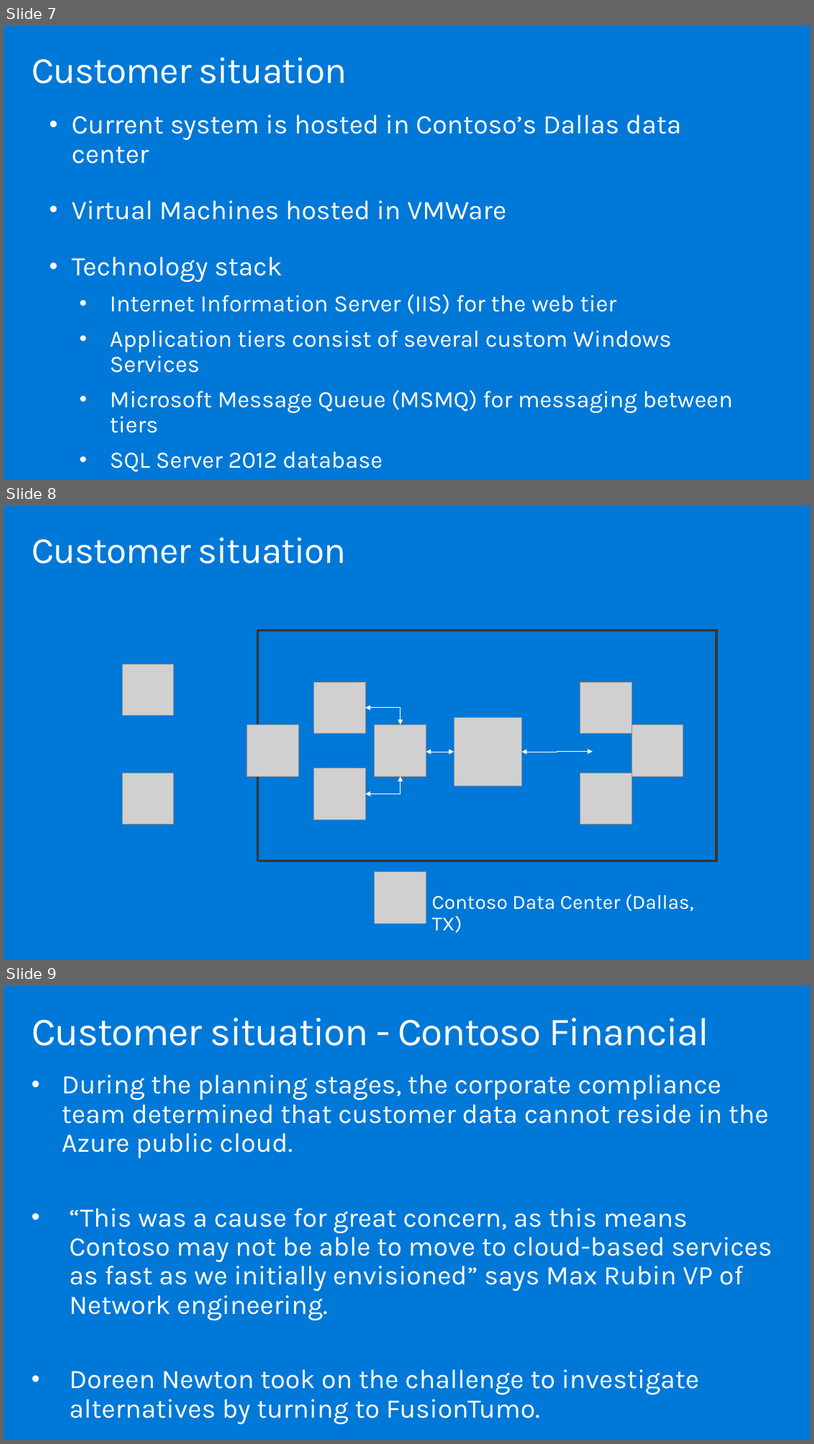
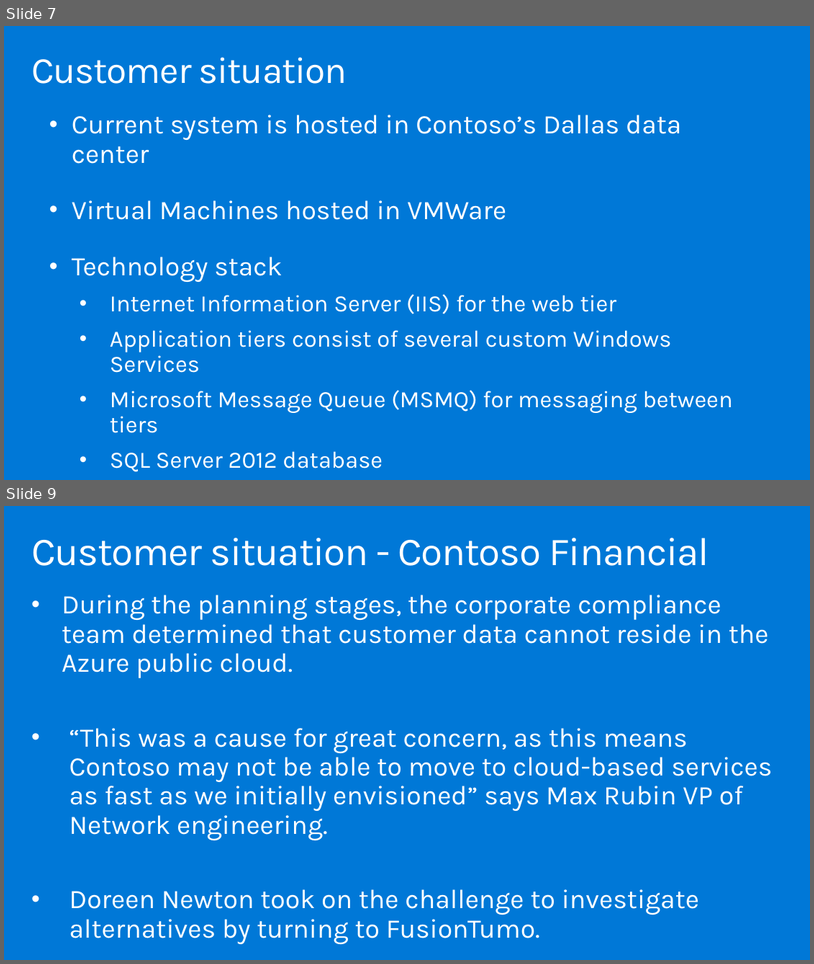
Before and after one commit to rtibi/MCW-Azure-Stack, a slide deck: WDS/Whiteboard design session trainer presentation - Azure Stack.pptx. Shown one above the other, each under a label of ours: slides 7, 8 and 9 before the commit, slides 7 and 9 after it; the slides between them are not shown. The pictures are 814x1444 and 814x964 pixels, drawn with LibreOffice and Linux fonts; fonts in the diff are those of the drawing; grey boxes stand for pictures. Boxes give left, top, right and bottom in pixels: in the first picture for what was removed or moved away, otherwise in the second. Text is boxed around its words. In the diff, an @@ line names an element or a change of style, - is before the commit and + after.

```diff
--- a/WDS/Whiteboard design session trainer presentation - Azure Stack.pptx
+++ b/WDS/Whiteboard design session trainer presentation - Azure Stack.pptx
@@ slide 8 removed at bbox=[4, 506, 810, 960], background #0078D7 @@
@@ title removed at bbox=[31, 537, 346, 564] @@
-Customer situation
@@ group removed at bbox=[122, 630, 718, 932]: 11 pictures, 3 elbow double arrows, 1 rectangle, 1 text, 1 double arrow @@
-Contoso Data Center (Dallas, TX)
```
Also in this commit, not shown: 1 slide changed, 2 slides added, 1 other slide removed.
